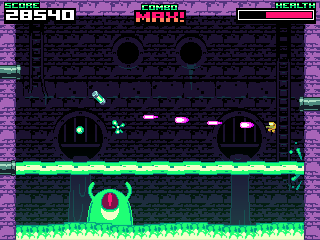
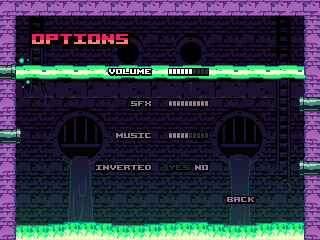
Revision of a layered (320, 240) image; what changed, layer by layer:
hid group "gmaeplay" (28 layers) over [0, 2, 320, 226]
added group "options" with 10 layers above "title" over [0, 32, 320, 204]
added layer "OPTIONS" (1st of 2, in "options") in group "options" over [30, 32, 130, 48]
added layer "VOLUME" in group "options" over [108, 68, 209, 76]
added layer "SFX" in group "options" over [130, 100, 209, 108]
added layer "MUSIC" in group "options" over [115, 132, 209, 140]
added layer "INVERTED" in group "options" over [95, 164, 152, 172]
added layer "YES NO" in group "options" over [168, 164, 209, 172]
added layer "BACK" in group "options" over [226, 196, 255, 204]
added layer "GYSER" in group "options" over [16, 65, 305, 79]
added layer "STUFF" in group "options" over [19, 58, 30, 88]
added layer "PIPES" in group "options" over [0, 64, 320, 176]
